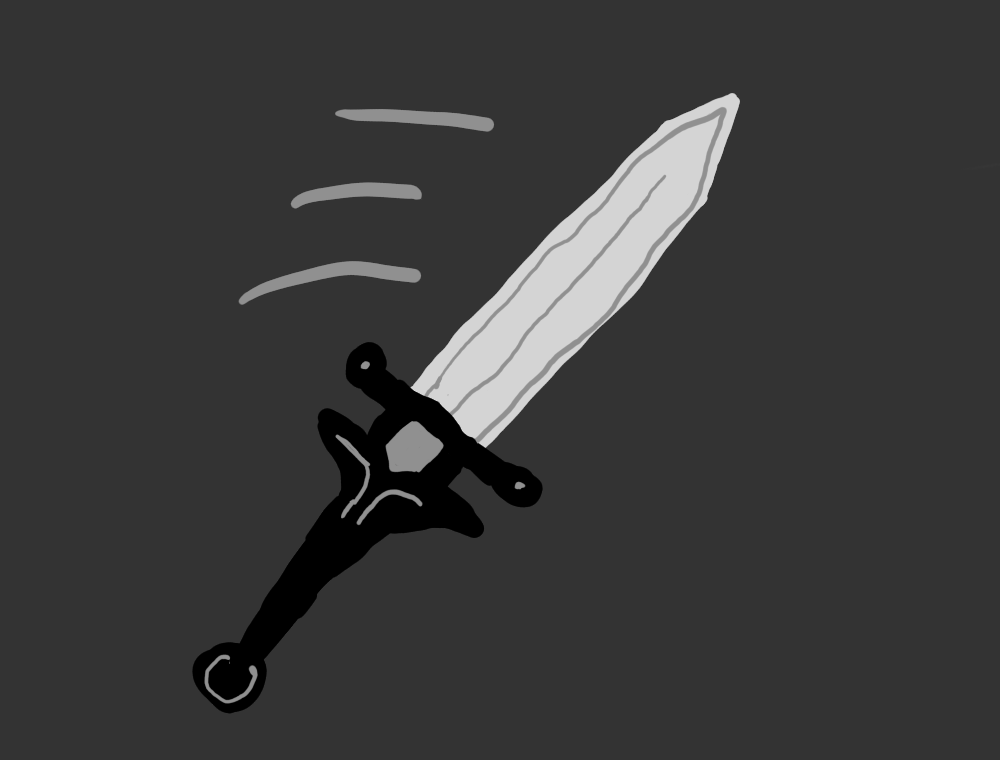
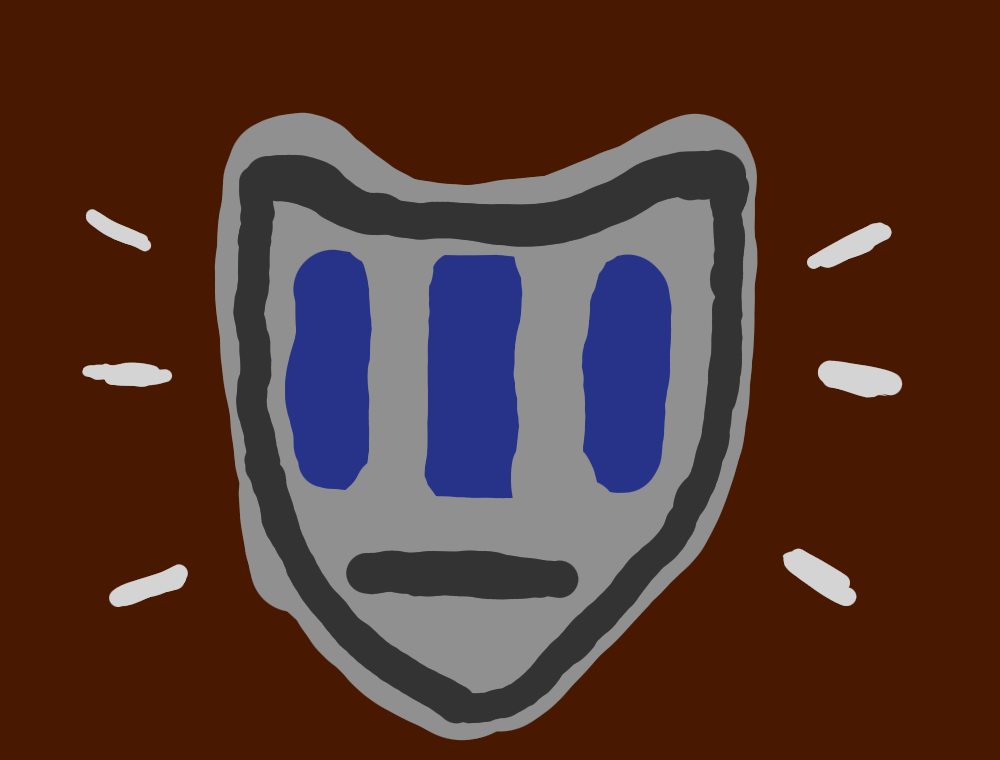
Layered file, before and after one edit (1000 x 760). Changes by layer:
removed layer "Paint Layer 2" over [178,0,1000,758]
painted on "Paint Layer 1" over [64,0,960,760]
painted on "Background" over [0,0,1000,760]
